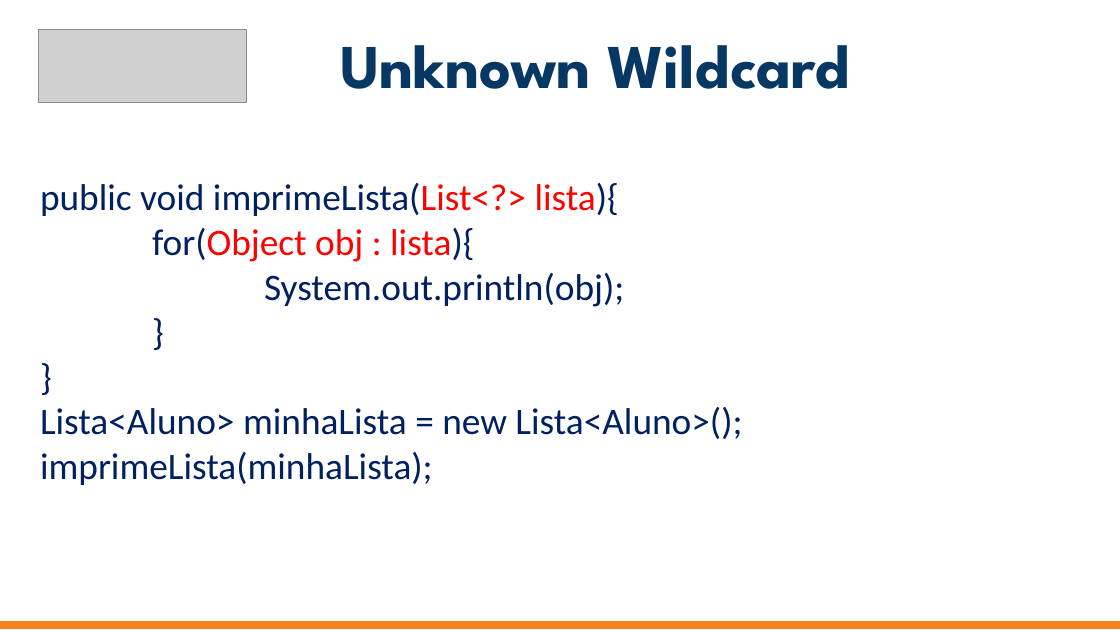
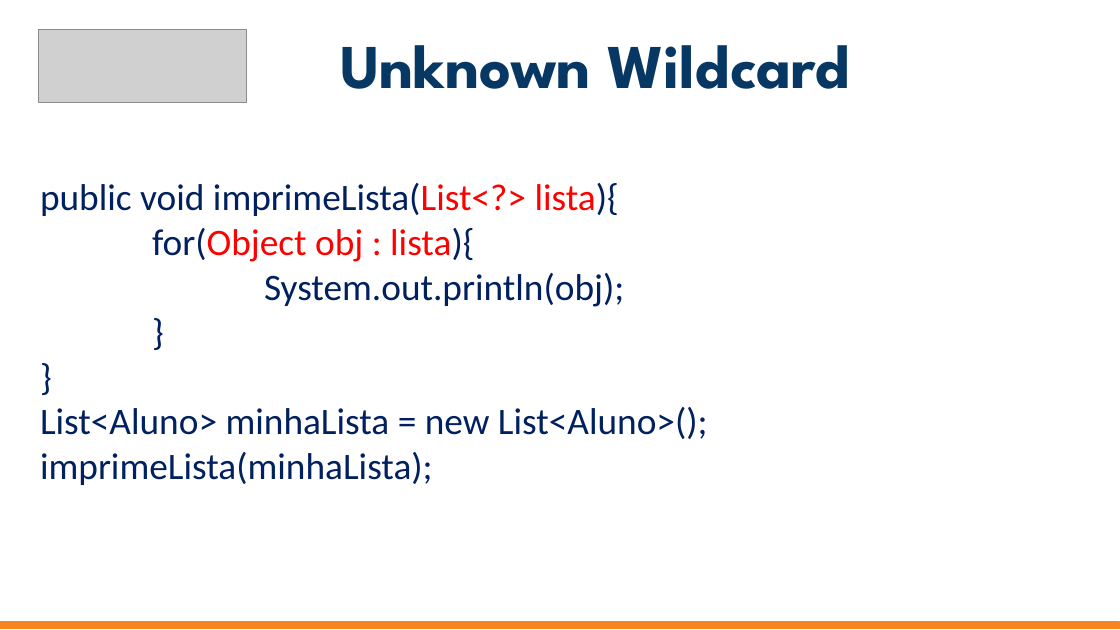
Before and after one commit to jrdutra/estruturaDeDadosJavaDio, a slide deck: slide 5 of apresentacoes/Aula1/Etapa6-GenericsEmJava/Etapa6.pptx. Drawn at 1120x630 pixels with LibreOffice and Linux fonts; fonts in the diff are those of the drawing; grey boxes stand for pictures. Boxes give left, top, right and bottom in pixels: in the first picture for what was removed or moved away, otherwise in the second. Text is boxed around its words. In the diff, an @@ line names an element or a change of style, - is before the commit and + after.

```diff
--- a/apresentacoes/Aula1/Etapa6-GenericsEmJava/Etapa6.pptx
+++ b/apresentacoes/Aula1/Etapa6-GenericsEmJava/Etapa6.pptx
@@ text at <box>40,407,708,439</box>: text changed @@
-Lista<Aluno> minhaLista = new Lista<Aluno>();
+List<Aluno> minhaLista = new List<Aluno>();
```
Also in this commit, not shown: 6 other slides changed, 1 slide added, 23 other files.
